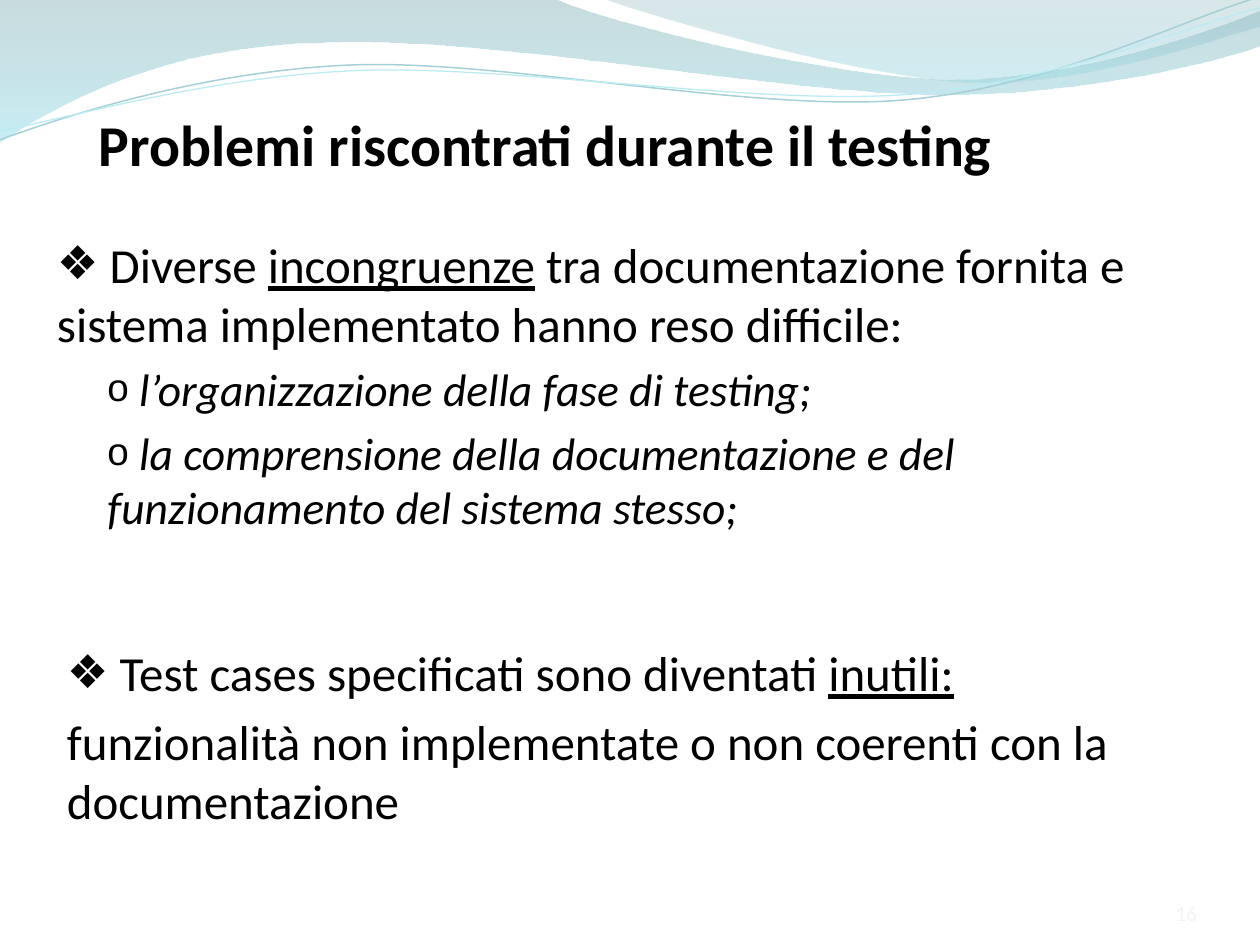
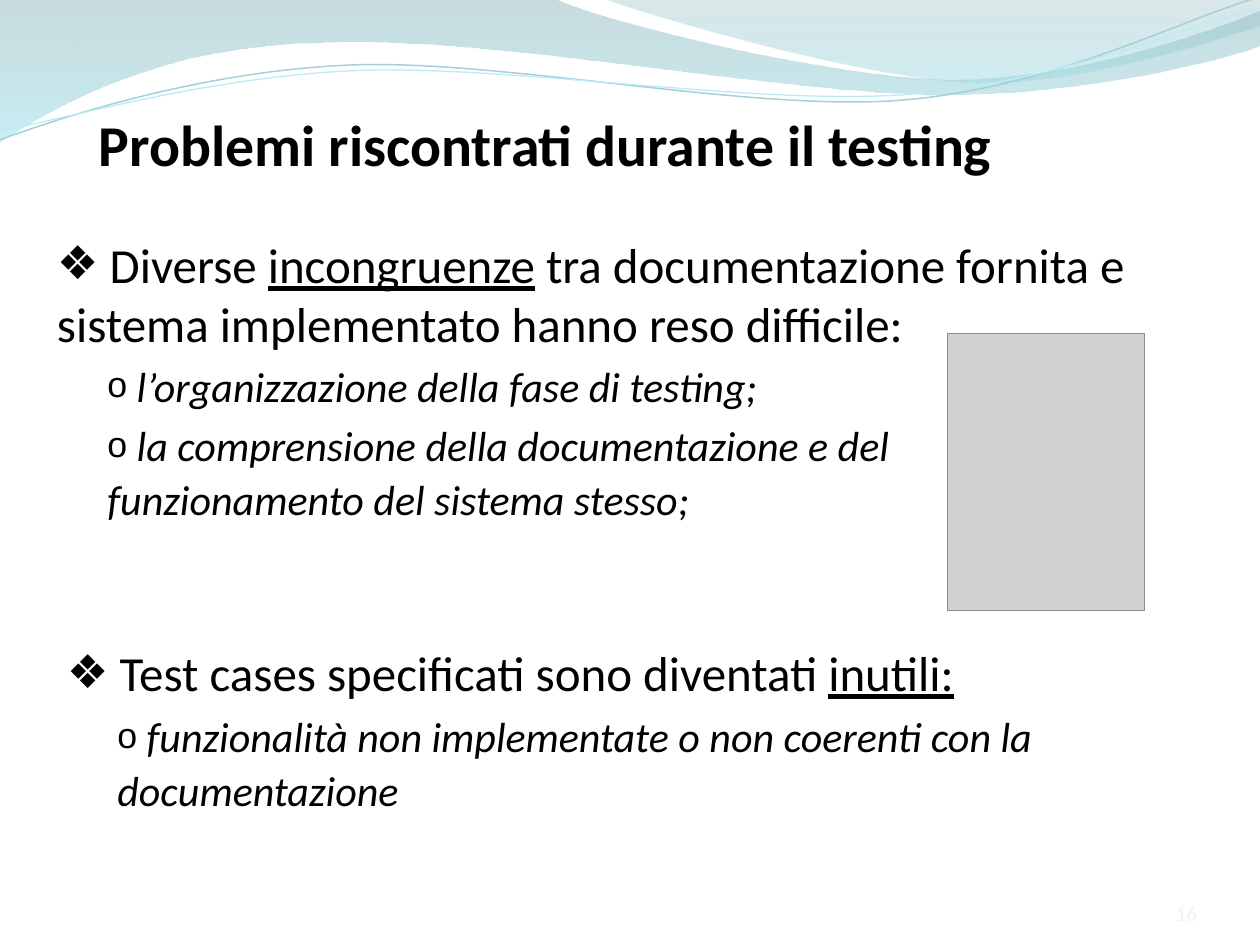
Before and after one commit to ammirate/at-silo, a slide deck: slide 16 of Presentazione/Atsilo2/Ferrara/Ferrara_M_PresentazioneFinale.pptx. Drawn at 1260x945 pixels with LibreOffice and Linux fonts; fonts in the diff are those of the drawing; grey boxes stand for pictures. Boxes give left, top, right and bottom in pixels: in the first picture for what was removed or moved away, otherwise in the second. Text is boxed around its words. In the diff, an @@ line names an element or a change of style, - is before the commit and + after.

```diff
--- a/Presentazione/Atsilo2/Ferrara/Ferrara_M_PresentazioneFinale.pptx
+++ b/Presentazione/Atsilo2/Ferrara/Ferrara_M_PresentazioneFinale.pptx
@@ picture added at bbox=[948, 334, 1144, 611] @@
@@ text at bbox=[107, 372, 889, 520]: size 26 to 24 pt in "l’organizzazione della fase di testing;", "la comprensione della documentazione e del funzionamento ..." @@
@@ text at bbox=[117, 722, 1032, 807]: size 28 to 24 pt, italic on in "funzionalità non implementate o non coerenti con ..."; bullet none to o; list level 1 to 2 in "funzionalità non implementate o non ..." @@
```
Also in this commit, not shown: 10 other slides changed, 2 slides added.
